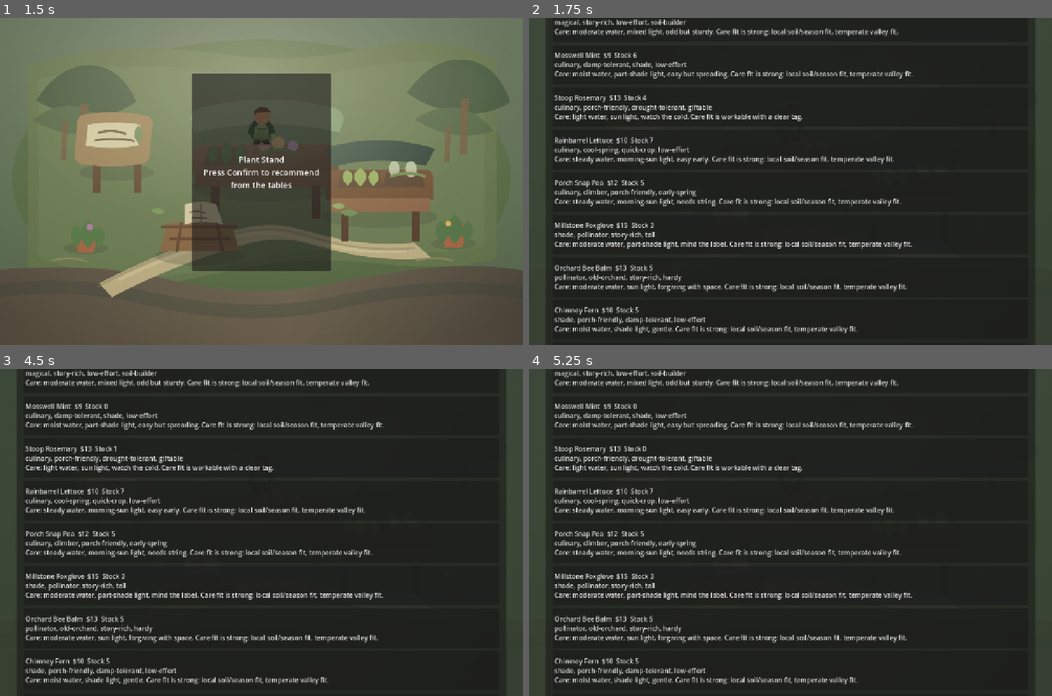
Above: before the commit, frames 1-4 (two rows, left to right).
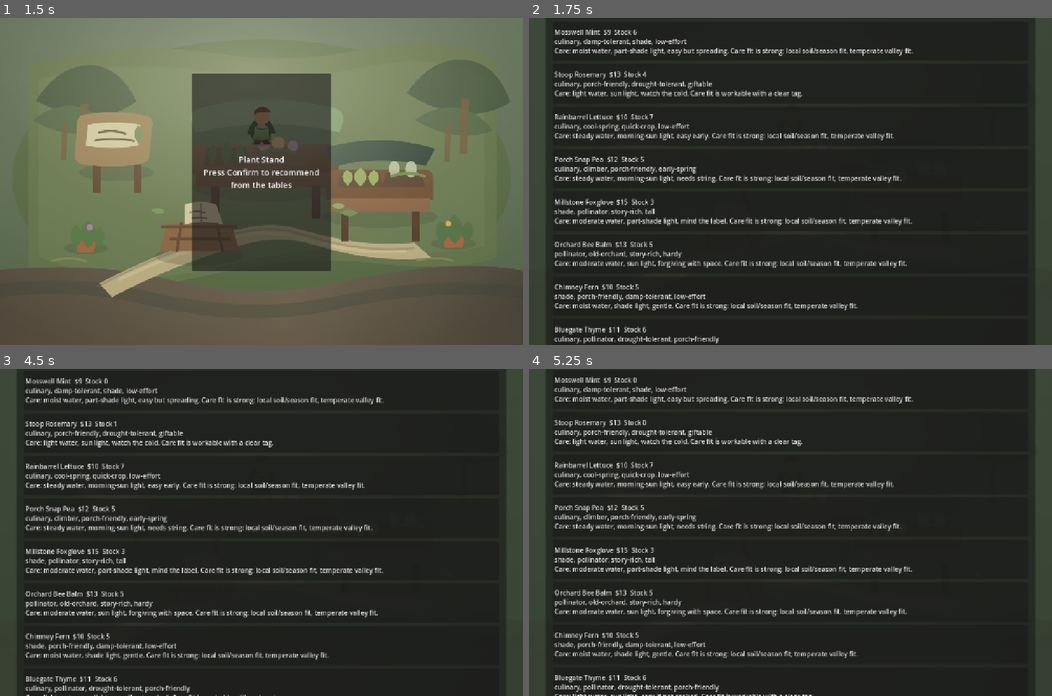
Above: after the commit, the same moments.

Repository: ethan-adams/garden-nursery
Game: Godot game, scene res://scenes/main/main.tscn
Same seed, same stepped clock (60 frames per second), same inputs: the game is played once before the commit and once after it.
Inputs:
- Up to frame 1 (1.5 s): tap Enter (ui_accept) at 0.5, 0.77 s; hold Up (ui_up) from 0.53 s (still down)
- Up to frame 2 (1.75 s): keep holding Up (ui_up); tap Enter (ui_accept) at 1.52 s
- Up to frame 3 (4.5 s): release Up (ui_up) at 2 s; click "Mosswell Mint $9 Stock 6 culi…" at 2 s; click "Mosswell Mint $9 Stock 3 culi…" at 2.75 s; click "Mosswell Mint $9 Stock 0 culi…" at 3.5 s; click "Stoop Rosemary $13 Stock 4 cu…" at 4.25 s
- Up to frame 4 (5.25 s): click "Stoop Rosemary $13 Stock 1 cu…" at 5 s

Frame 1 is identical in both runs. In frame 2, 15% of the frame differs, in the area x 4-74%, y 0-100%; in frame 3, 16%; in frame 4, 16%.

Commit message:
feat: add customer memory beats

Diff:
--- a/godot/data/customers/hush_arbor_archetypes.json
+++ b/godot/data/customers/hush_arbor_archetypes.json
@@ -9,7 +9,12 @@
       "garden_constraints": ["tiny back step", "morning sun", "staff forgets watering"],
       "taste": ["culinary", "forgiving", "porch-friendly"],
       "contradiction": "Mara wants perfect herbs for the cafe menu but hates admitting the alley is mostly shade.",
-      "market_hint": "If my parsley pot survives another week by the mop sink, I can sell soup without pretending garnish is optional."
+      "market_hint": "If my parsley pot survives another week by the mop sink, I can sell soup without pretending garnish is optional.",
+      "returning_beats": {
+        "trust_up": "Mara checks the herb bench first now, pretending it is only for the cafe list.",
+        "careful": "Mara asks whether last week's care warning still stands before touching a tag.",
+        "trust_down": "Mara lingers by the cheaper herbs, polite but measuring every promise."
+      }
     },
     {
       "id": "tovan_ree",
@@ -19,7 +24,12 @@
       "garden_constraints": ["children overwater", "weekend neglect", "needs stories"],
       "taste": ["hardy", "story-rich", "pollinator"],
       "contradiction": "Tovan teaches patience beautifully, then panic-buys anything that promises fast results.",
-      "market_hint": "The third-years are naming every seed tray. Please sell me something that will not break their hearts by Monday."
+      "market_hint": "The third-years are naming every seed tray. Please sell me something that will not break their hearts by Monday.",
+      "returning_beats": {
+        "trust_up": "Tovan arrives with student names for last week's plant and a notebook full of questions.",
+        "careful": "Tovan asks for the honest version first: what might fail before the children see it?",
+        "trust_down": "Tovan reads every tag twice, trying not to panic-buy hope."
+      }
     },
     {
       "id": "cilla_park",
@@ -29,7 +39,12 @@
       "garden_constraints": ["chimney shade", "clay pockets", "pride on the line"],
       "taste": ["shade", "low-effort", "porch-friendly"],
       "contradiction": "Cilla says she wants simple plants, but she keeps reaching for the fanciest tag.",
-      "market_hint": "The north side of my porch grows moss on a tin bucket. Is that a plant opinion or a personal insult?"
+      "market_hint": "The north side of my porch grows moss on a tin bucket. Is that a plant opinion or a personal insult?",
+      "returning_beats": {
+        "trust_up": "Cilla reports one new leaf like she is giving testimony in court.",
+        "careful": "Cilla asks if pretty and possible are speaking to each other this week.",
+        "trust_down": "Cilla hovers near the shade plants, proud enough to ask and not ask."
+      }
     }
   ]
 }
--- a/godot/scripts/core/nursery_run_state.gd
+++ b/godot/scripts/core/nursery_run_state.gd
@@ -16,6 +16,7 @@
 var propagation_capacity := 3
 var next_propagation_tray_id := 1
 var relationship_notes: Dictionary = {}
+var customer_memory: Dictionary = {}
 var selected_discoveries: Dictionary = {}
 var journal_week_reflections: Array[String] = []
 var weekly_customer_notes: Array[String] = []
@@ -33,6 +34,7 @@
 	region = next_region
 	dialogue = next_dialogue
 	relationship_notes = {}
+	customer_memory = {}
 	selected_discoveries = fresh_discoveries()
 	journal_week_reflections = []
 	propagation_trays = []
@@ -47,7 +49,9 @@
 	if not plants.is_empty():
 		selected_plant_id = plants[0].get("id", "")
 	for customer in customers:
-		relationship_notes[customer.get("id", "")] = []
+		var customer_id: String = customer.get("id", "")
+		relationship_notes[customer_id] = []
+		customer_memory[customer_id] = fresh_customer_memory()
 	log_lines = [
 		"Opened the roadside stand beside the wet lane.",
 		"Mara, Tovan, and Cilla all left clues before buying anything."
@@ -79,6 +83,7 @@
 		var fit := NurseryRules.score_customer_fit(plant, customer, signal_data, region)
 		var outcome := NurseryRules.customer_recommendation_outcome(plant, customer, fit, stock_available - sold_count)
 		lines.append(outcome.get("line", ""))
+		update_customer_memory(customer, plant, outcome, fit)
 		var customer_note: String = outcome.get("note", "")
 		if not customer_note.is_empty():
 			remember_customer_note(customer.get("id", ""), customer_note)
@@ -266,6 +271,7 @@
 		"next_propagation_tray_id": next_propagation_tray_id,
 		"propagation_tray": legacy_propagation_tray_snapshot(),
 		"customer_notes": relationship_notes,
+		"customer_memory": customer_memory,
 		"discoveries": selected_discoveries,
 		"week_reflections": journal_week_reflections,
 		"weekly_activity": weekly_activity_snapshot()
@@ -285,6 +291,7 @@
 	propagation_trays = sanitize_propagation_trays(saved_state)
 	next_propagation_tray_id = max(next_propagation_tray_id, int(saved_state.get("next_propagation_tray_id", next_propagation_tray_id)))
 	relationship_notes = sanitize_relationship_notes(saved_state.get("customer_notes", {}))
+	customer_memory = sanitize_customer_memory(saved_state.get("customer_memory", {}))
 	selected_discoveries = sanitize_discoveries(saved_state.get("discoveries", {}))
 	journal_week_reflections = strings_from(saved_state.get("week_reflections", [])).slice(0, 6)
 	apply_weekly_activity(saved_state.get("weekly_activity", {}))
@@ -559,6 +566,91 @@
 	return sanitized
 
 
+func fresh_customer_memory() -> Dictionary:
+	return {
+		"visits": 0,
+		"satisfaction": 0,
+		"last_plant_id": "",
+		"last_plant_name": "",
+		"last_outcome": "new",
+		"unresolved_need": ""
+	}
+
+
+func sanitize_customer_memory(value) -> Dictionary:
+	var sanitized := {}
+	for customer in customers:
+		var customer_id: String = customer.get("id", "")
+		var memory := fresh_customer_memory()
+		if typeof(value) == TYPE_DICTIONARY and typeof(value.get(customer_id, {})) == TYPE_DICTIONARY:
+			var saved_memory: Dictionary = value.get(customer_id, {})
+			memory["visits"] = max(0, int(saved_memory.get("visits", 0)))
+			memory["satisfaction"] = clamp(int(saved_memory.get("satisfaction", 0)), -5, 8)
+			memory["last_plant_id"] = saved_memory.get("last_plant_id", "")
+			memory["last_plant_name"] = saved_memory.get("last_plant_name", "")
+			memory["last_outcome"] = saved_memory.get("last_outcome", "new")
+			memory["unresolved_need"] = saved_memory.get("unresolved_need", "")
+		sanitized[customer_id] = memory
+	return sanitized
+
+
+func update_customer_memory(customer: Dictionary, plant: Dictionary, outcome: Dictionary, fit: Dictionary) -> void:
+	var customer_id: String = customer.get("id", "")
+	if customer_id.is_empty():
+		return
+	if not customer_memory.has(customer_id):
+		customer_memory[customer_id] = fresh_customer_memory()
+	var memory: Dictionary = customer_memory[customer_id]
+	memory["visits"] = int(memory.get("visits", 0)) + 1
+	memory["last_plant_id"] = plant.get("id", "")
+	memory["last_plant_name"] = plant.get("name", "that plant")
+	var reputation_delta := int(outcome.get("reputation", 0))
+	memory["satisfaction"] = clamp(int(memory.get("satisfaction", 0)) + reputation_delta, -5, 8)
+	if bool(outcome.get("sold", false)) and reputation_delta >= 2:
+		memory["last_outcome"] = "trusted"
+		memory["unresolved_need"] = ""
+	elif bool(outcome.get("sold", false)):
+		memory["last_outcome"] = "careful"
+		memory["unresolved_need"] = fit.get("care_summary", "watch the care tag")
+	elif reputation_delta < 0:
+		memory["last_outcome"] = "strained"
+		memory["unresolved_need"] = "needs a better fit than %s" % plant.get("name", "that plant")
+	else:
+		memory["last_outcome"] = "curious"
+		memory["unresolved_need"] = "still deciding after %s" % plant.get("name", "that plant")
+	customer_memory[customer_id] = memory
+
+
+func customer_memory_text(customer: Dictionary) -> String:
+	var customer_id: String = customer.get("id", "")
+	if not customer_memory.has(customer_id):
+		return "First visit. Listen before selling."
+	var memory: Dictionary = customer_memory[customer_id]
+	var visits := int(memory.get("visits", 0))
+	if visits <= 0:
+		return "First visit. Listen before selling."
+	var beat_key := "careful"
+	var satisfaction := int(memory.get("satisfaction", 0))
+	if satisfaction >= 3:
+		beat_key = "trust_up"
+	elif satisfaction < 0:
+		beat_key = "trust_down"
+	var beats: Dictionary = customer.get("returning_beats", {})
+	var beat: String = beats.get(beat_key, "They remember last week's recommendation.")
+	var unresolved: String = memory.get("unresolved_need", "")
+	var plant_name: String = memory.get("last_plant_name", "")
+	var text := "Memory %+d after %d visit%s. Last: %s. %s" % [
+		satisfaction,
+		visits,
+		plural_suffix(visits),
+		plant_name,
+		beat
+	]
+	if not unresolved.is_empty():
+		text = "%s Hook: %s." % [text, unresolved]
+	return text
+
+
 func sanitize_discoveries(value) -> Dictionary:
 	var sanitized := fresh_discoveries()
 	if typeof(value) != TYPE_DICTIONARY:
@@ -691,9 +783,18 @@
 
 func relationship_summary() -> String:
 	if weekly_customer_notes.is_empty():
-		return "No new regular notes."
+		return "No new regular notes. %s" % customer_trust_summary()
 	var clipped := weekly_customer_notes.slice(0, min(2, weekly_customer_notes.size()))
-	return " | ".join(clipped)
+	return "%s | %s" % [" | ".join(clipped), customer_trust_summary()]
+
+
+func customer_trust_summary() -> String:
+	var lines: Array[String] = []
+	for customer in customers:
+		var customer_id: String = customer.get("id", "")
+		var memory: Dictionary = customer_memory.get(customer_id, fresh_customer_memory())
+		lines.append("%s %+d" % [customer.get("display_name", "Customer"), int(memory.get("satisfaction", 0))])
+	return "Trust: %s." % ", ".join(lines)
 
 
 func recommendation_summary() -> String:
--- a/godot/scripts/ui/nursery_stand.gd
+++ b/godot/scripts/ui/nursery_stand.gd
@@ -269,8 +269,9 @@
 		var memory := _latest_relationship_note(customer.get("id", ""))
 		if not memory.is_empty():
 			label.text = "%s\nNote: %s" % [label.text, memory]
+		label.text = "%s\n%s" % [label.text, _customer_memory_text(customer)]
 		label.autowrap_mode = TextServer.AUTOWRAP_WORD_SMART
-		label.custom_minimum_size = Vector2(0, 108)
+		label.custom_minimum_size = Vector2(0, 146)
 		customer_list.add_child(label)
 
 
@@ -321,10 +322,11 @@
 		var note := _latest_relationship_note(customer_id)
 		if note.is_empty():
 			note = "needs still penciled in"
-		lines.append("- %s, %s: %s." % [
+		lines.append("- %s, %s: %s %s" % [
 			customer.get("display_name", "Customer"),
 			customer.get("role", "regular"),
-			_clip_text(note, 86)
+			_clip_text(note, 86),
+			_clip_text(_customer_memory_text(customer), 120)
 		])
 	var hidden_count: int = int(max(0, run_state.customers.size() - known.size()))
 	if hidden_count > 0:
@@ -461,6 +463,10 @@
 	return run_state.plant_care_text(plant)
 
 
+func _customer_memory_text(customer: Dictionary) -> String:
+	return run_state.customer_memory_text(customer)
+
+
 func _calendar_header_text() -> String:
 	var entry := run_state.current_calendar_entry()
 	if entry.is_empty():
Not shown, changed: docs/issue-backlog.md
Not shown, changed: docs/roadmap.md
Not shown, changed: docs/session-handoff.md
Not shown, changed: docs/vertical-slice-save-format.md
Not shown, changed: scripts/agent-check.mjs
Not shown, changed: scripts/validate-data.mjs
